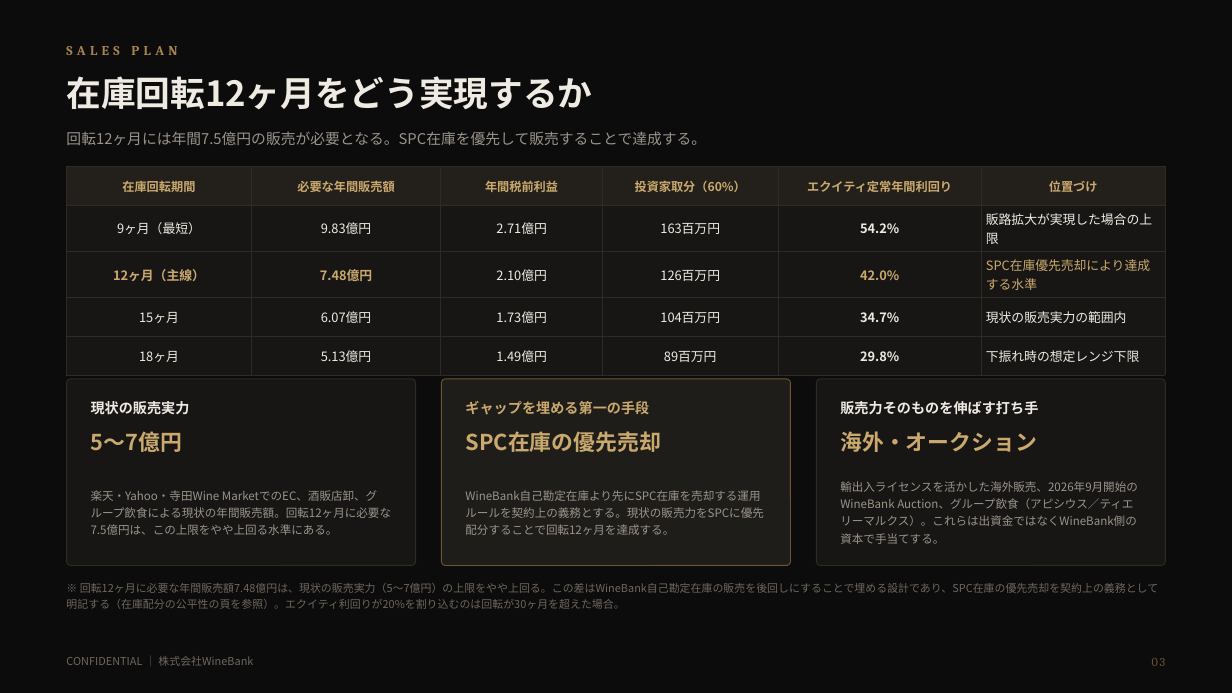
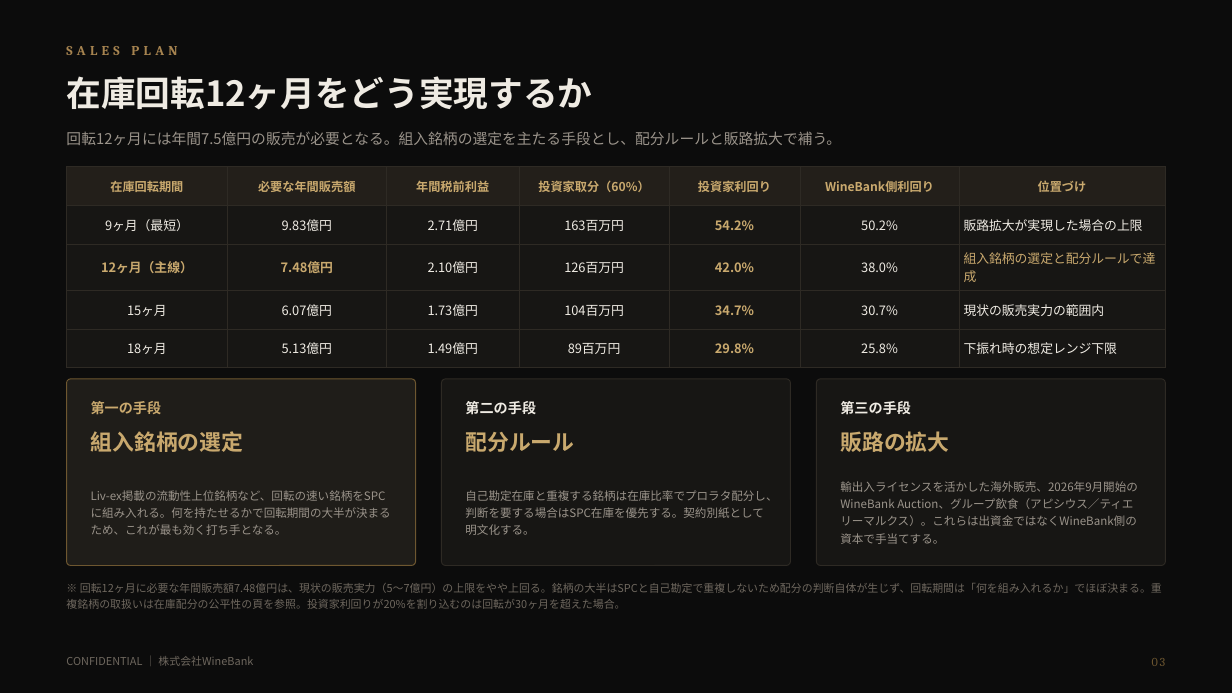
Before and after one commit to nakano-winebank/wine-auction, a slide deck: slide 4 of docs/wine-fund/WineBank_ワインファンドSPC組成提案_5億_20260811.pptx. Drawn at 1232x693 pixels with LibreOffice and Linux fonts; fonts in the diff are those of the drawing. Boxes give left, top, right and bottom in pixels: in the first picture for what was removed or moved away, otherwise in the second. Text is boxed around its words. In the diff, an @@ line names an element or a change of style, - is before the commit and + after.

```diff
--- a/docs/wine-fund/WineBank_ワインファンドSPC組成提案_5億_20260811.pptx
+++ b/docs/wine-fund/WineBank_ワインファンドSPC組成提案_5億_20260811.pptx
@@ text at bbox=[66, 131, 841, 145]: text changed @@
-回転12ヶ月には年間7.5億円の販売が必要となる。SPC在庫を優先して販売することで達成する。
+回転12ヶ月には年間7.5億円の販売が必要となる。組入銘柄の選定を主たる手段とし、配分ルールと販路拡大で補う。
@@ table at bbox=[67, 166, 1165, 358] @@
-column 5: エクイティ定常年間利回り | 54.2% | 42.0% | 34.7% | 29.8%
-column 6: 位置づけ | 販路拡大が実現した場合の上限 | SPC在庫優先売却により達成する水準 | 現状の販売実力の範囲内 | 下振れ時の想定レンジ下限
+column 5: 投資家利回り | 54.2% | 42.0% | 34.7% | 29.8%
+column 6: WineBank側利回り | 50.2% | 38.0% | 30.7% | 25.8%
+column 7: 位置づけ | 販路拡大が実現した場合の上限 | 組入銘柄の選定と配分ルールで達成 | 現状の販売実力の範囲内 | 下振れ時の想定レンジ下限
@@ rounded rectangle at bbox=[67, 379, 416, 566]: fill #171614 to #1F1D19; outline #2E2A24 0.75 pt to #6E5730 0.75 pt @@
@@ rounded rectangle at bbox=[442, 379, 791, 566]: fill #1F1D19 to #171614; outline #6E5730 0.75 pt to #2E2A24 0.75 pt @@
@@ text at bbox=[91, 401, 162, 415]: text changed; text colour #EFEBE3 to #C9A96E @@
-現状の販売実力
+第一の手段
@@ text at bbox=[465, 401, 536, 415]: text changed; text colour #C9A96E to #EFEBE3 @@
-ギャップを埋める第一の手段
+第二の手段
@@ text at bbox=[840, 401, 911, 415]: text changed @@
-販売力そのものを伸ばす打ち手
+第三の手段
@@ text at bbox=[91, 431, 244, 452]: text changed @@
-5〜7億円
+組入銘柄の選定
@@ text at bbox=[465, 432, 574, 452]: text changed @@
-SPC在庫の優先売却
+配分ルール
@@ text at bbox=[840, 431, 949, 452]: text changed @@
-海外・オークション
+販路の拡大
@@ text at bbox=[91, 490, 391, 535]: text changed @@
-楽天・Yahoo・寺田Wine MarketでのEC、酒販店卸、グループ飲食による現状の年間販売額。回転12ヶ月に必要な7.5億円は、この上限をやや上回る水準にある。
+Liv-ex掲載の流動性上位銘柄など、回転の速い銘柄をSPCに組み入れる。何を持たせるかで回転期間の大半が決まるため、これが最も効く打ち手となる。
@@ text at bbox=[465, 490, 777, 535]: text changed @@
-WineBank自己勘定在庫より先にSPC在庫を売却する運用ルールを契約上の義務とする。現状の販売力をSPCに優先配分することで回転12ヶ月を達成する。
+自己勘定在庫と重複する銘柄は在庫比率でプロラタ配分し、判断を要する場合はSPC在庫を優先する。契約別紙として明文化する。
@@ text at bbox=[66, 583, 1162, 609]: text changed @@
-※ 回転12ヶ月に必要な年間販売額7.48億円は、現状の販売実力（5〜7億円）の上限をやや上回る。この差はWineBank自己勘定在庫の販売を後回しにすることで埋める設計であり、SPC在庫の優先売却を契約上の義務として明記する（在庫配分の公平性の頁を参照）。エクイティ利回りが20%を割り込むのは回転が30ヶ月を超えた場合。
+※ 回転12ヶ月に必要な年間販売額7.48億円は、現状の販売実力（5〜7億円）の上限をやや上回る。銘柄の大半はSPCと自己勘定で重複しないため配分の判断自体が生じず、回転期間は「何を組み入れるか」でほぼ決まる。重複銘柄の取扱いは在庫配分の公平性の頁を参照。投資家利回りが20%を割り込むのは回転が30ヶ月を超えた場合。
```
Also in this commit, not shown: 11 other slides changed, 4 other files.
